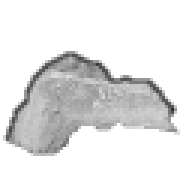
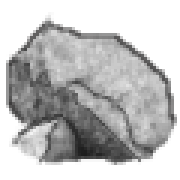
Two versions of the same layered image (180 x 180). Layer-by-layer changes:
painted on "line" over [3, 12, 177, 165]
painted on "Pasted Layer" over [6, 24, 180, 165]
